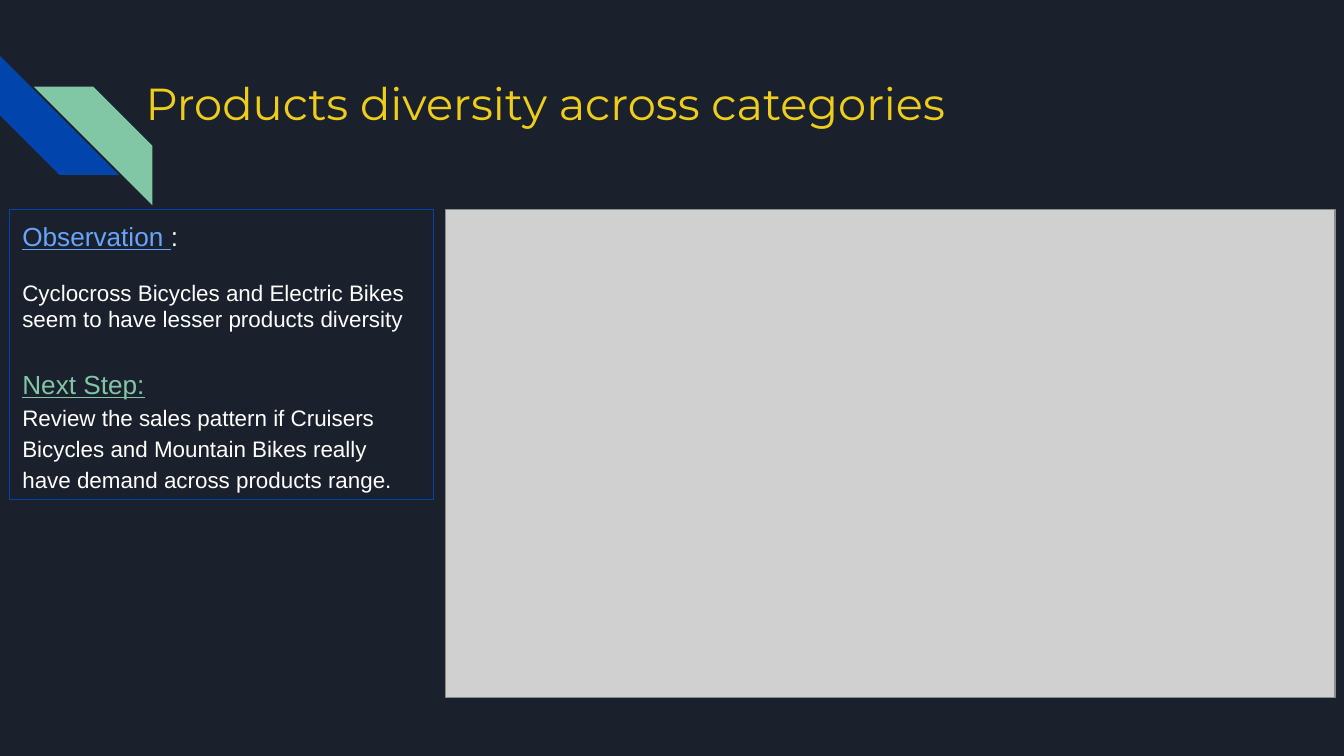
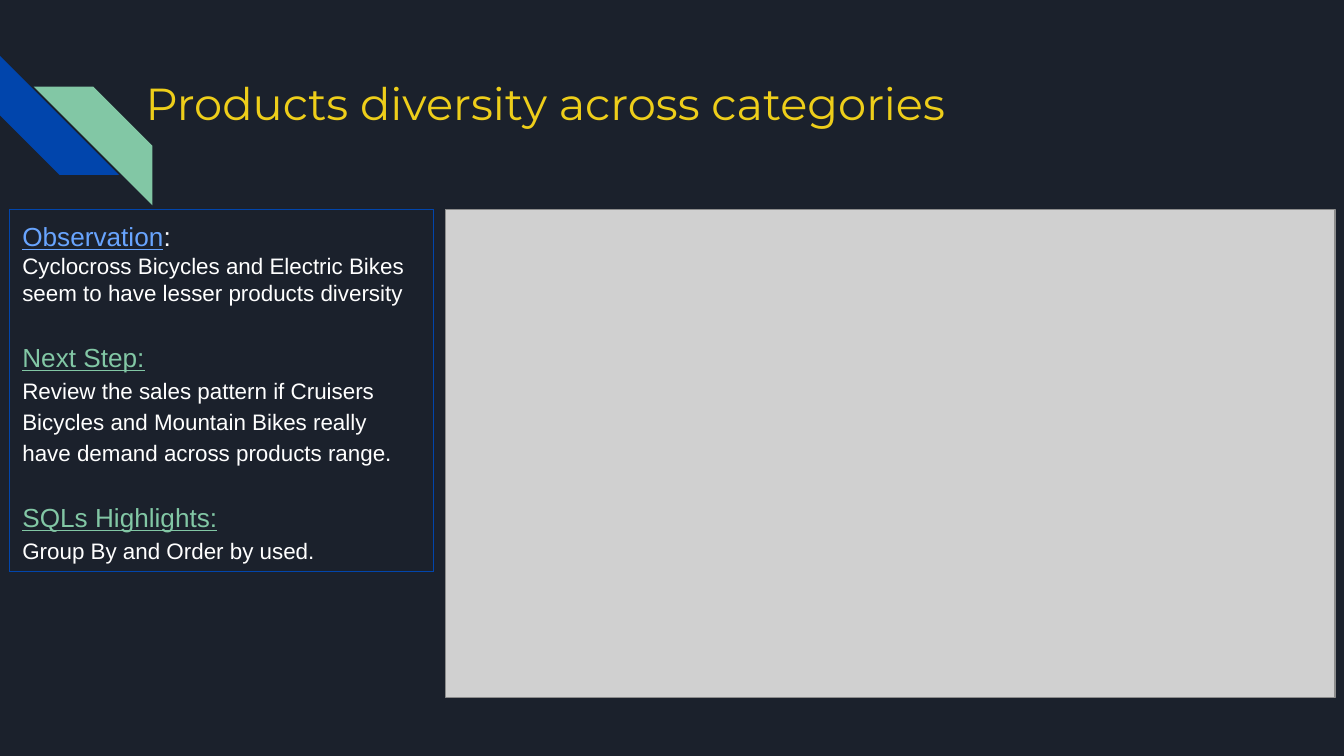
Before and after one commit to Manju-crz/sql_mini_project, a slide deck: slide 7 of SQL Miniproject Group 3 - Bike Store.pptx. Drawn at 1344x756 pixels with LibreOffice and Linux fonts; fonts in the diff are those of the drawing; grey boxes stand for pictures. Boxes give left, top, right and bottom in pixels: in the first picture for what was removed or moved away, otherwise in the second. Text is boxed around its words. In the diff, an @@ line names an element or a change of style, - is before the commit and + after.

```diff
--- a/SQL Miniproject Group 3 - Bike Store.pptx
+++ b/SQL Miniproject Group 3 - Bike Store.pptx
@@ rectangle "Observation:": place and size @@
-rectangle "Observation:" at (9, 210, 434, 500)
+rectangle "Observation:" at (9, 210, 434, 571)
@@ text in rectangle at (22, 227, 171, 250): spaces changed @@
-Observation :
+Observation:
@@ text in rectangle at (22, 508, 315, 564): paragraphs added @@
+SQLs Highlights:
+Group By and Order by used.
```
Also in this commit, not shown: 13 other slides changed, 4 slides added, 7 slides removed.
